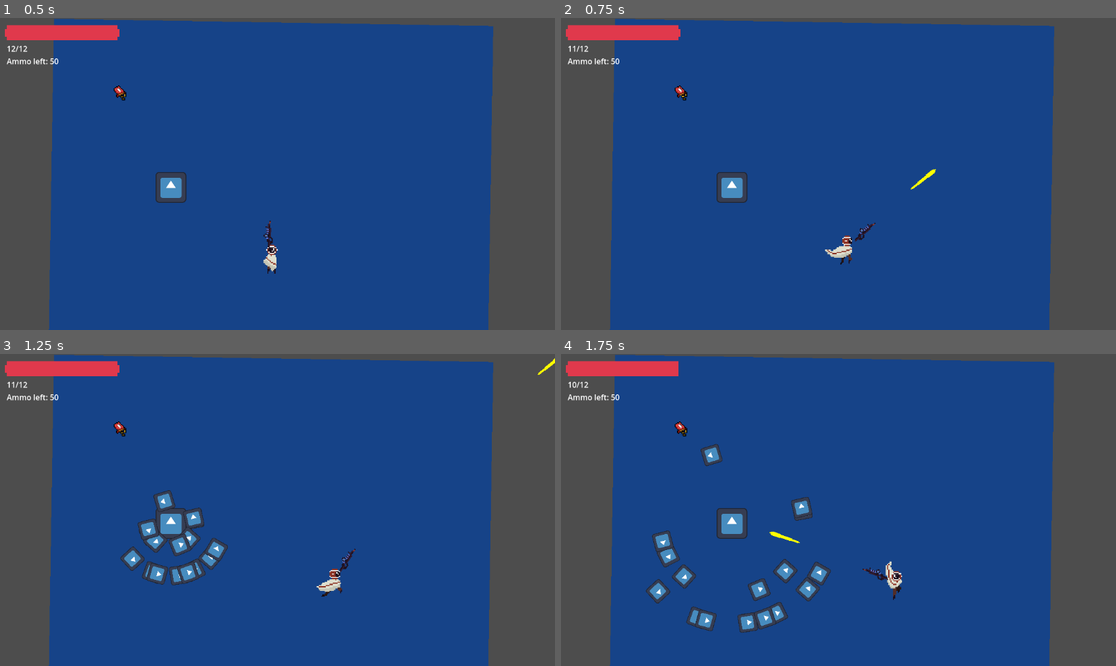
Above: before the commit, frames 1-4 (two rows, left to right).
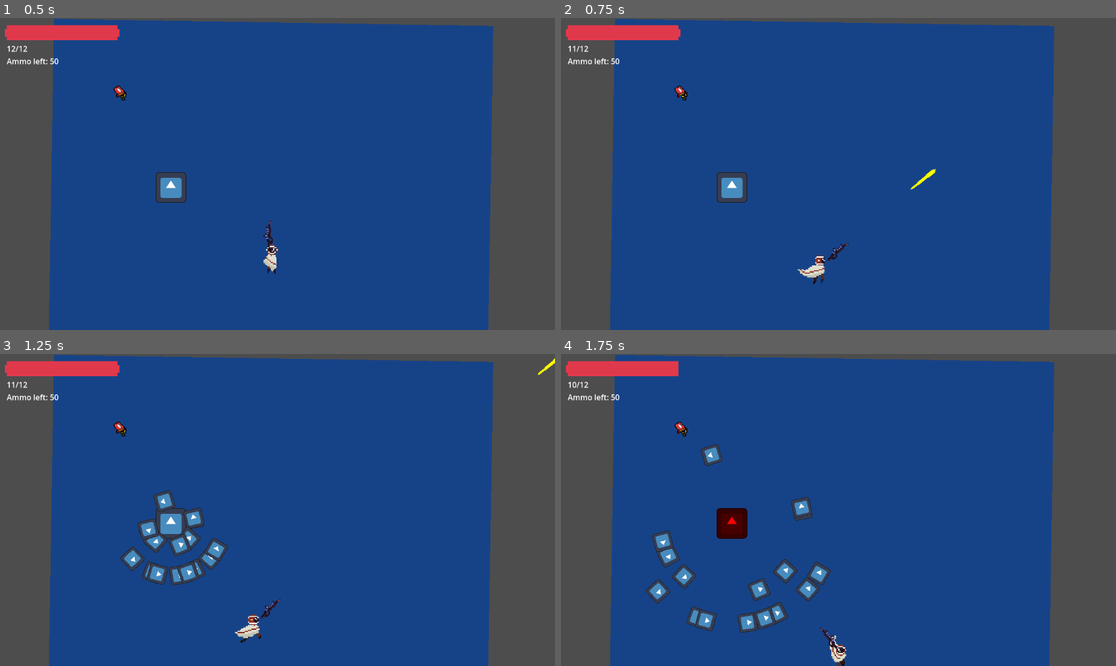
Above: after the commit, the same moments.

Repository: MettallicOnyx/Boss-Rush-Jam-Project
Game: Godot game, scene res://scenes/boss_rush_jam.tscn
Two runs of this game, one before a commit and one after it. Both use one fixed random seed, a clock stepped at 60 frames per second and the inputs below. The engine's default icon, where the game draws it, is replaced by a stand-in: a white triangle on a blue panel in a dark square.
Inputs (mouse positions are in pixels of both pictures, inside the frame that each line leads up to):
- Up to frame 1 (0.5 s): no input
- Up to frame 2 (0.75 s): tap Enter (ui_accept) at 0.5 s; move the mouse to (960, 158) at 0.52 s; hold D (right) from 0.53 s (still down); click (960, 158) at 0.6 s
- Up to frame 3 (1.25 s): keep holding D (right); tap Enter (ui_accept) at 0.77 s
- Up to frame 4 (1.75 s): move the mouse to (727, 525) at 1.27 s; release D (right) at 1.28 s; hold S (down) from 1.28 s (still down); tap E (ability) at 1.35 s; tap Enter (ui_accept) at 1.52 s; click (727, 525) at 1.55 s

Frame 1 is identical in both runs. In frame 2, 0.5% of the frame differs, in the area x 42-57%, y 65-86%; in frame 3, 0.5%; in frame 4, 1.1%, in the area x 28-62%, y 49-100%.

Commit message:
Gun recoil fix

Diff:
--- a/scripts/components/gun_class.gd
+++ b/scripts/components/gun_class.gd
@@ -20,10 +20,7 @@
 	var recoil_angle := player.position.angle_to_point(get_global_mouse_position())
 	var recoil_dir := -Vector2.RIGHT.rotated(recoil_angle);
 
-	if player.velocity.x > 0 || player.velocity.y > 0:
-		player.velocity = -recoil_dir * recoil_strength;
-	else:
-		player.velocity = recoil_dir * recoil_strength;
+	player.velocity = recoil_dir * recoil_strength;
 
 func reload_gun():
 	if ammo_in_clip < clip_size:
--- a/scripts/player/player.gd
+++ b/scripts/player/player.gd
@@ -47,9 +47,6 @@
 	if Input.is_action_just_released("down"):
 		animation_player.play("idle")
 
-	#velocity.x = move_toward(velocity.x, speed * direction.x, accel)
-	#velocity.y = move_toward(velocity.y, speed * direction.y, accel)
-
 	if is_dashing:
 		global_position = global_position.move_toward(dash_target, dash_speed * delta)
 
